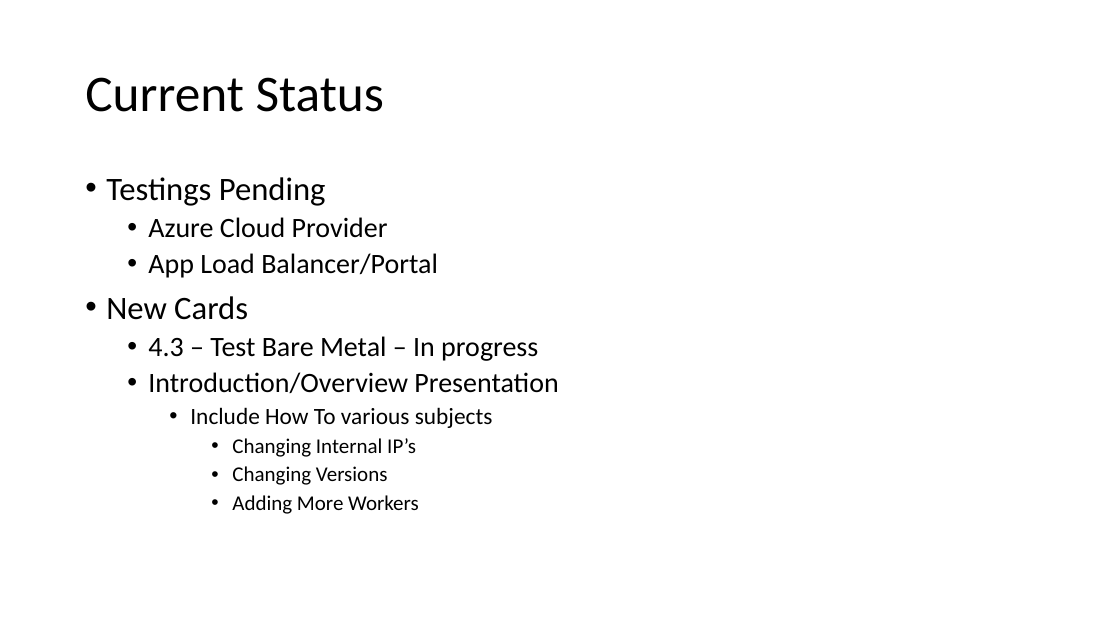
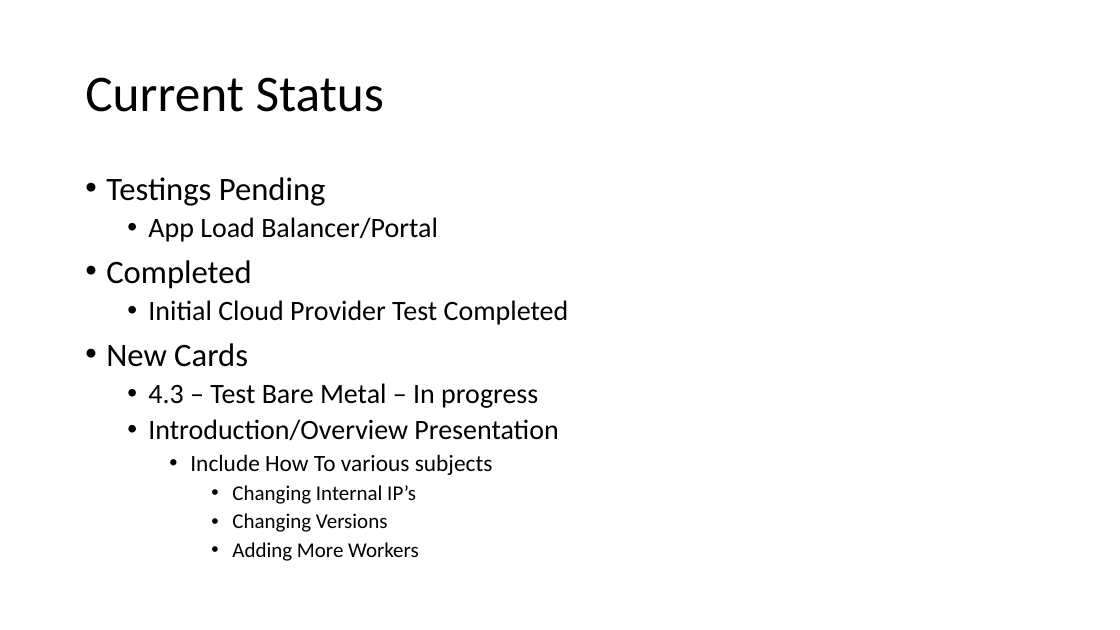
Before and after one commit to glennswest/ocpupi4azure, a slide deck: slide 8 of doc/azocpupidemo3.pptx (slide 5 before the commit). Drawn at 1120x630 pixels with LibreOffice and Linux fonts; fonts in the diff are those of the drawing. Boxes give left, top, right and bottom in pixels: in the first picture for what was removed or moved away, otherwise in the second. Text is boxed around its words. In the diff, an @@ line names an element or a change of style, - is before the commit and + after.

```diff
--- a/doc/azocpupidemo3.pptx
+++ b/doc/azocpupidemo3.pptx
@@ text at (148, 217, 388, 238): paragraph removed @@
-  • Azure Cloud Provider
@@ text at (106, 260, 569, 325): paragraphs added @@
+• Completed
+  • Initial Cloud Provider Test Completed
```
Also in this commit, not shown: 1 other slide changed, 3 slides added, 2 other files.
